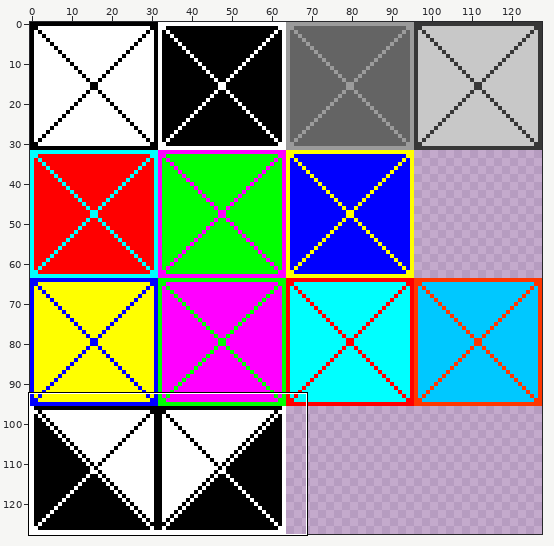
Two versions of one sprite sheet, art/tileSheet.png. The picture above shows the old version from afar; the outline marks the close-up.
Close-up. Before:
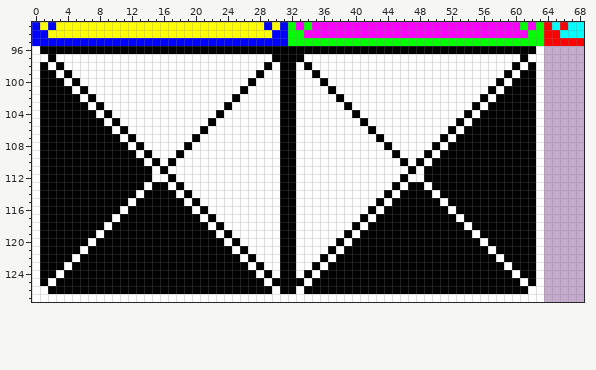
The file is 128x128 pixels. Shown: x 0..68, y 93..127. The commit also changed other parts of the picture, which this record leaves out.
Once edited:
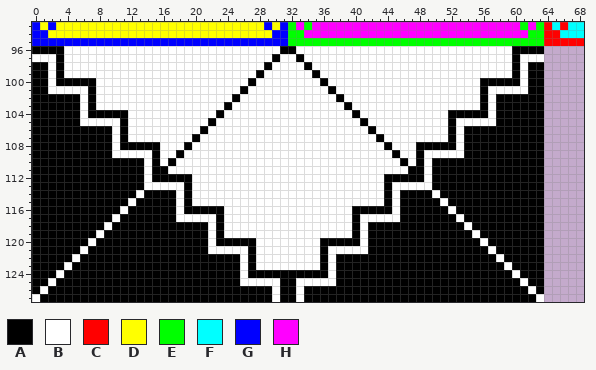
Palette (. is transparent): A #000000  B #ffffff  C #ff0000  D #ffff00  E #00ff00  F #00ffff  G #0000ff  H #ff00ff
Change:
@@ x 0..68 @@
  95 GGGGGGGGGGGGGGGGGGGGGGGGGGGGGGGGEEEEEEEEEEEEEEEEEEEEEEEEEEEEEEEECCCCC
- 96 BAAAAAAAAAAAAAAAAAAAAAAAAAAAAAAAAAAAAAAAAAAAAAAAAAAAAAAAAAAAAAAB.....
- 97 BBABBBBBBBBBBBBBBBBBBBBBBBBBBBAAAABBBBBBBBBBBBBBBBBBBBBBBBBBBABB.....
- 98 BABABBBBBBBBBBBBBBBBBBBBBBBBBABAABABBBBBBBBBBBBBBBBBBBBBBBBBABAB.....
- 99 BAABABBBBBBBBBBBBBBBBBBBBBBBABBAABBABBBBBBBBBBBBBBBBBBBBBBBABAAB.....
-100 BAAABABBBBBBBBBBBBBBBBBBBBBABBBAABBBABBBBBBBBBBBBBBBBBBBBBABAAAB.....
-101 BAAAABABBBBBBBBBBBBBBBBBBBABBBBAABBBBABBBBBBBBBBBBBBBBBBBABAAAAB.....
-102 BAAAAABABBBBBBBBBBBBBBBBBABBBBBAABBBBBABBBBBBBBBBBBBBBBBABAAAAAB.....
-103 BAAAAAABABBBBBBBBBBBBBBBABBBBBBAABBBBBBABBBBBBBBBBBBBBBABAAAAAAB.....
-104 BAAAAAAABABBBBBBBBBBBBBABBBBBBBAABBBBBBBABBBBBBBBBBBBBABAAAAAAAB.....
-105 BAAAAAAAABABBBBBBBBBBBABBBBBBBBAABBBBBBBBABBBBBBBBBBBABAAAAAAAAB.....
-106 BAAAAAAAAABABBBBBBBBBABBBBBBBBBAABBBBBBBBBABBBBBBBBBABAAAAAAAAAB.....
-107 BAAAAAAAAAABABBBBBBBABBBBBBBBBBAABBBBBBBBBBABBBBBBBABAAAAAAAAAAB.....
-108 BAAAAAAAAAAABABBBBBABBBBBBBBBBBAABBBBBBBBBBBABBBBBABAAAAAAAAAAAB.....
-109 BAAAAAAAAAAAABABBBABBBBBBBBBBBBAABBBBBBBBBBBBABBBABAAAAAAAAAAAAB.....
-110 BAAAAAAAAAAAAABABABBBBBBBBBBBBBAABBBBBBBBBBBBBABABAAAAAAAAAAAAAB.....
-111 BAAAAAAAAAAAAAABABBBBBBBBBBBBBBAABBBBBBBBBBBBBBABAAAAAAAAAAAAAAB.....
-112 BAAAAAAAAAAAAAABBABBBBBBBBBBBBBAABBBBBBBBBBBBBABBAAAAAAAAAAAAAAB.....
-113 BAAAAAAAAAAAAABAABABBBBBBBBBBBBAABBBBBBBBBBBBABAABAAAAAAAAAAAAAB.....
-114 BAAAAAAAAAAAABAAAABABBBBBBBBBBBAABBBBBBBBBBBABAAAABAAAAAAAAAAAAB.....
-115 BAAAAAAAAAAABAAAAAABABBBBBBBBBBAABBBBBBBBBBABAAAAAABAAAAAAAAAAAB.....
-116 BAAAAAAAAAABAAAAAAAABABBBBBBBBBAABBBBBBBBBABAAAAAAAABAAAAAAAAAAB.....
-117 BAAAAAAAAABAAAAAAAAAABABBBBBBBBAABBBBBBBBABAAAAAAAAAABAAAAAAAAAB.....
-118 BAAAAAAAABAAAAAAAAAAAABABBBBBBBAABBBBBBBABAAAAAAAAAAAABAAAAAAAAB.....
-119 BAAAAAAABAAAAAAAAAAAAAABABBBBBBAABBBBBBABAAAAAAAAAAAAAABAAAAAAAB.....
-120 BAAAAAABAAAAAAAAAAAAAAAABABBBBBAABBBBBABAAAAAAAAAAAAAAAABAAAAAAB.....
-121 BAAAAABAAAAAAAAAAAAAAAAAABABBBBAABBBBABAAAAAAAAAAAAAAAAAABAAAAAB.....
-122 BAAAABAAAAAAAAAAAAAAAAAAAABABBBAABBBABAAAAAAAAAAAAAAAAAAAABAAAAB.....
-123 BAAABAAAAAAAAAAAAAAAAAAAAAABABBAABBABAAAAAAAAAAAAAAAAAAAAAABAAAB.....
-124 BAABAAAAAAAAAAAAAAAAAAAAAAAABABAABABAAAAAAAAAAAAAAAAAAAAAAAABAAB.....
-125 BABAAAAAAAAAAAAAAAAAAAAAAAAAABAAAABAAAAAAAAAAAAAAAAAAAAAAAAAABAB.....
-126 BBAAAAAAAAAAAAAAAAAAAAAAAAAAAABAABAAAAAAAAAAAAAAAAAAAAAAAAAAAABB.....
-127 BBBBBBBBBBBBBBBBBBBBBBBBBBBBBBBBBBBBBBBBBBBBBBBBBBBBBBBBBBBBBBBB.....
+ 96 AAAABBBBBBBBBBBBBBBBBBBBBBBBBBBAABBBBBBBBBBBBBBBBBBBBBBBBBBBAAAA.....
+ 97 BBBABBBBBBBBBBBBBBBBBBBBBBBBBBABBABBBBBBBBBBBBBBBBBBBBBBBBBBABBB.....
+ 98 AABABBBBBBBBBBBBBBBBBBBBBBBBBABBBBABBBBBBBBBBBBBBBBBBBBBBBBBABAA.....
+ 99 AABABBBBBBBBBBBBBBBBBBBBBBBBABBBBBBABBBBBBBBBBBBBBBBBBBBBBBBABAA.....
+100 AABAAAAABBBBBBBBBBBBBBBBBBBABBBBBBBBABBBBBBBBBBBBBBBBBBBAAAAABAA.....
+101 AABBBBBABBBBBBBBBBBBBBBBBBABBBBBBBBBBABBBBBBBBBBBBBBBBBBABBBBBAA.....
+102 AAAAAABABBBBBBBBBBBBBBBBBABBBBBBBBBBBBABBBBBBBBBBBBBBBBBABAAAAAA.....
+103 AAAAAABABBBBBBBBBBBBBBBBABBBBBBBBBBBBBBABBBBBBBBBBBBBBBBABAAAAAA.....
+104 AAAAAABAAAAABBBBBBBBBBBABBBBBBBBBBBBBBBBABBBBBBBBBBBAAAAABAAAAAA.....
+105 AAAAAABBBBBABBBBBBBBBBABBBBBBBBBBBBBBBBBBABBBBBBBBBBABBBBBAAAAAA.....
+106 AAAAAAAAAABABBBBBBBBBABBBBBBBBBBBBBBBBBBBBABBBBBBBBBABAAAAAAAAAA.....
+107 AAAAAAAAAABABBBBBBBBABBBBBBBBBBBBBBBBBBBBBBABBBBBBBBABAAAAAAAAAA.....
+108 AAAAAAAAAABAAAAABBBABBBBBBBBBBBBBBBBBBBBBBBBABBBAAAAABAAAAAAAAAA.....
+109 AAAAAAAAAABBBBBABBABBBBBBBBBBBBBBBBBBBBBBBBBBABBABBBBBAAAAAAAAAA.....
+110 AAAAAAAAAAAAAABABABBBBBBBBBBBBBBBBBBBBBBBBBBBBABABAAAAAAAAAAAAAA.....
+111 AAAAAAAAAAAAAABAABBBBBBBBBBBBBBBBBBBBBBBBBBBBBBAABAAAAAAAAAAAAAA.....
+112 AAAAAAAAAAAAAABAAAAABBBBBBBBBBBBBBBBBBBBBBBBAAAAABAAAAAAAAAAAAAA.....
+113 AAAAAAAAAAAAAABBBBBABBBBBBBBBBBBBBBBBBBBBBBBABBBBBAAAAAAAAAAAAAA.....
+114 AAAAAAAAAAAAABAAAABABBBBBBBBBBBBBBBBBBBBBBBBABAAAABAAAAAAAAAAAAA.....
+115 AAAAAAAAAAAABAAAAABABBBBBBBBBBBBBBBBBBBBBBBBABAAAAABAAAAAAAAAAAA.....
+116 AAAAAAAAAAABAAAAAABAAAAABBBBBBBBBBBBBBBBAAAAABAAAAAABAAAAAAAAAAA.....
+117 AAAAAAAAAABAAAAAAABBBBBABBBBBBBBBBBBBBBBABBBBBAAAAAAABAAAAAAAAAA.....
+118 AAAAAAAAABAAAAAAAAAAAABABBBBBBBBBBBBBBBBABAAAAAAAAAAAABAAAAAAAAA.....
+119 AAAAAAAABAAAAAAAAAAAAABABBBBBBBBBBBBBBBBABAAAAAAAAAAAAABAAAAAAAA.....
+120 AAAAAAABAAAAAAAAAAAAAABAAAAABBBBBBBBAAAAABAAAAAAAAAAAAAABAAAAAAA.....
+121 AAAAAABAAAAAAAAAAAAAAABBBBBABBBBBBBBABBBBBAAAAAAAAAAAAAAABAAAAAA.....
+122 AAAAABAAAAAAAAAAAAAAAAAAAABABBBBBBBBABAAAAAAAAAAAAAAAAAAAABAAAAA.....
+123 AAAABAAAAAAAAAAAAAAAAAAAAABABBBBBBBBABAAAAAAAAAAAAAAAAAAAAABAAAA.....
+124 AAABAAAAAAAAAAAAAAAAAAAAAABAAAAAAAAAABAAAAAAAAAAAAAAAAAAAAAABAAA.....
+125 AABAAAAAAAAAAAAAAAAAAAAAAABBBBBAABBBBBAAAAAAAAAAAAAAAAAAAAAAABAA.....
+126 ABAAAAAAAAAAAAAAAAAAAAAAAAAAAABAABAAAAAAAAAAAAAAAAAAAAAAAAAAAABA.....
+127 BAAAAAAAAAAAAAAAAAAAAAAAAAAAAABAABAAAAAAAAAAAAAAAAAAAAAAAAAAAAAB.....
